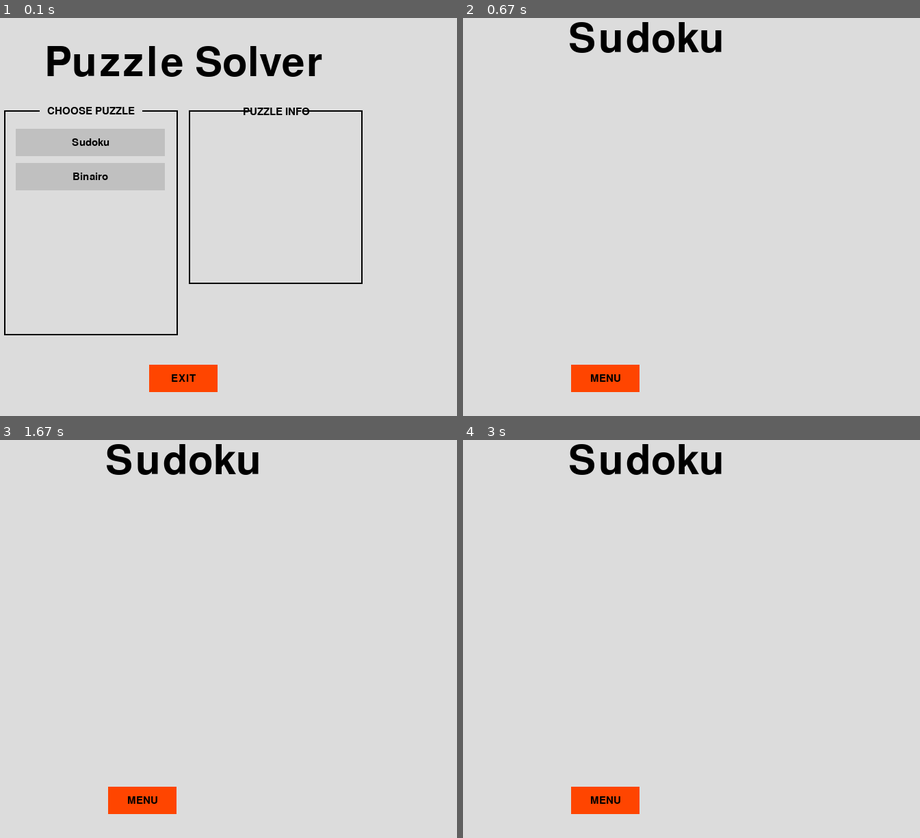
Above: before the commit, frames 1-4 (two rows, left to right).
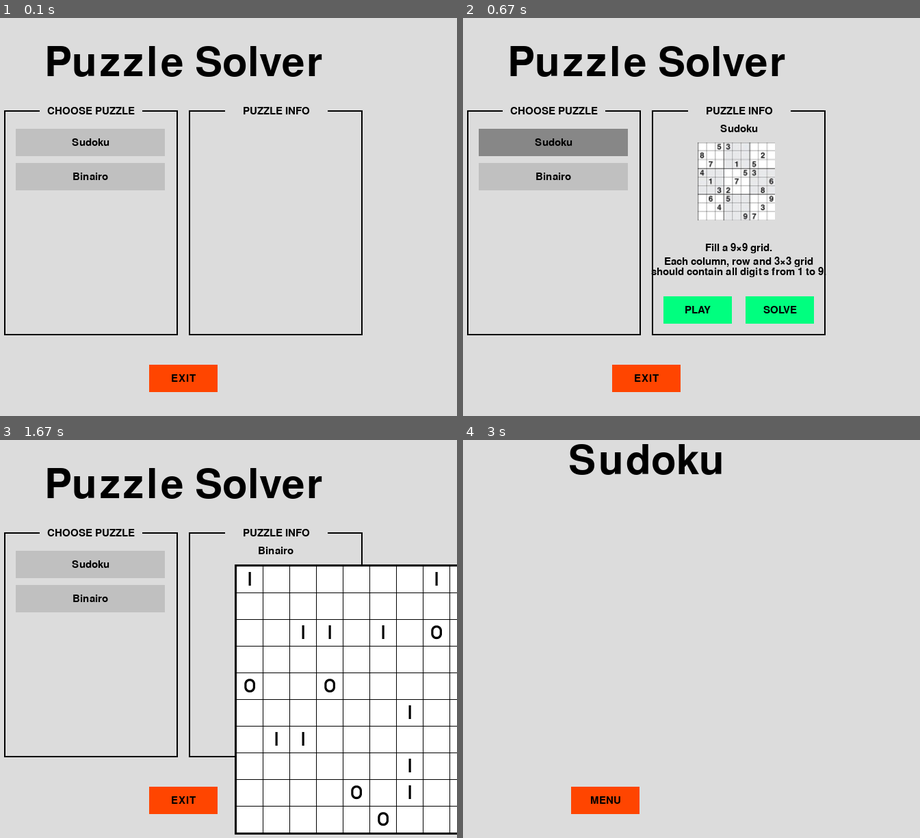
Above: after the commit, the same moments.

Repository: ChristopheVdE/Puzzle-solver
Game: pygame game, started from Application/Pygame/MainMenu.py
Two runs of this game, one before a commit and one after it. Both use one fixed random seed, a clock stepped at 60 frames per second and the inputs below.
Inputs (mouse positions are in pixels of both pictures, inside the frame that each line leads up to):
- Up to frame 1 (0.1 s): no input
- Up to frame 2 (0.67 s): click "Sudoku" at 0.38 s
- Up to frame 3 (1.67 s): click (91, 599) at 0.72 s, where only the run after the commit has a clickable "Binairo"; click (13, 571) at 1.05 s
- Up to frame 4 (3 s): click (517, 551) at 1.88 s; click (696, 730) at 2.22 s, where only the run after the commit has a clickable "PLAY"

The runs differ from the first frame. In frame 1, 0.5% of the frame differs, in the area x 41-80%, y 22-80%; in frame 2, 15%; in frame 3, 43%, in the area x 0-100%, y 1-100%; in frame 4, nothing differs.

Commit message:
sudoku info menu

Diff:
--- a/Application/Pygame/MainMenu.py
+++ b/Application/Pygame/MainMenu.py
@@ -44,6 +44,8 @@
 BackgroundColor = (220,220,220)     #grey (grainsboro)
 ButtonColor     = (192, 192, 192)   #grey (silver)
 HighlightColor  = (135, 135, 135)   #grey (slightly lighter grey)
+Playbutton      = (0,255,127)       #springgreen
+PlayHighlight   = (50,205,50)       #limegreen
 
 # Initialize game -------------------------------------------------------------------------------------------
 pygame.init()
@@ -66,6 +68,8 @@
 # MAIN MENU =================================================================================================
 def MainMenu():
     menu = True
+    Sudoku = False
+    Binairo = False
 
 # MAIN LOOP -------------------------------------------------------------------------------------------------
     while menu:
@@ -102,32 +106,63 @@
         Button("Sudoku", (Button_X, Button_Y), ButtonWidth, ButtonHeight, ButtonColor, HighlightColor, mouse)
         Button("Binairo", (Button_X, Button_Y + 50), ButtonWidth, ButtonHeight, ButtonColor, HighlightColor, mouse)
 
-    # Submenu - button actions
-        # Sudoku button
-        if Button_X + ButtonWidth > mouse[0] > Button_X and Button_Y + ButtonHeight > mouse[1] > Button_Y and click[0] == 1:
+# [SUBMENU] 2) Puzzle info -----------------------------------------------------------------------------
+    # Submenu settings
+        Submenu_X = Submenu_X + 260 + 10  # start column 1 + width column 1 + space between columns
+
+    # Submenu - outline
+        pygame.draw.rect(Screen, black, (Submenu_X - 2, Submenu_Y - 2, Submenu_Width + 4, Submenu_height + 4))
+    # Submenu - color
+        pygame.draw.rect(Screen, BackgroundColor, (Submenu_X, Submenu_Y, Submenu_Width, Submenu_height))
+    # Submenu - title
+        Button("PUZZLE INFO", (int((Submenu_X + 443) / 2) + 35, Submenu_Y - 16), 150, 30, BackgroundColor, BackgroundColor, mouse)
+
+    # Submenu - Sudoku info
+        # Sudoku button activation
+        if (Button_X + ButtonWidth > mouse[0] > Button_X and Button_Y + ButtonHeight > mouse[1] > Button_Y) or Sudoku:
+            # Activate & decativate the correct info screen
+            if click[0] == 1: Sudoku = True
+            Binairo = False
+
+            # Title
+            TextObject("Sudoku", ButtonFont, black, 535, Submenu_Y + 25)
+            # Puzzle image
+            image = pygame.image.load(Images + '\Sudoku.jpg')
+            Screen.blit(image, (Submenu_X + 65, Submenu_Y + 45))
+            # Puzzle info
+            TextObject("Fill a 9×9 grid.", ButtonFont, black, 535, Submenu_Y + 200)
+            TextObject("Each column, row and 3×3 grid", ButtonFont, black, 535, Submenu_Y + 220)
+            TextObject("should contain all digits from 1 to 9.", ButtonFont, black, 535, Submenu_Y + 235)
+            # Play button
+            Button("PLAY", (Submenu_X + 15, Submenu_Y + 270), 100, 40, Playbutton, PlayHighlight, mouse)
+            if Submenu_X + 15 + 100 > mouse[0] > Submenu_X + 15 and Submenu_Y + 270 + 40 > mouse[1] > Submenu_Y + 270 and click[0] == 1:
                 Sudoku_GameLoop()
-        # Binairo button
-        if Button_X + ButtonWidth > mouse[0] > Button_X and Button_Y + 50 + ButtonHeight > mouse[1] > Button_Y and click[0] == 1:
-                Binairo_GameLoop()
-
-# [SUBMENU] 2) Solve an existing board -----------------------------------------------------------------------------
-        Submenu_X = Submenu_X + 260 + 10        # start column 1 + width column 1 + space between columns
-        Button_X = int((Submenu_X + 443) / 2)
-        Button_Y = int(Submenu_Y + 35)
-
-        # Submenu - outline
-        pygame.draw.rect(Screen, black, (Submenu_X - 2, Submenu_Y - 2, 250 + 4, 250 + 4))
-        # Submenu - color
-        pygame.draw.rect(Screen, BackgroundColor, (Submenu_X, Submenu_Y, 250, 250))
-        # Submenu - title
-        Button("PUZZLE INFO", (Button_X + 73, Submenu_Y - 15), 75, 30, BackgroundColor, BackgroundColor, mouse)
-
-        # Submenu - buttons
-            # Button("Sudoku", (Button_X, Button_Y), 218, 40, ButtonColor, HighlightColor, Sudoku_GameLoop)
-            # Button("Binairo", (Button_X, Button_Y + 50), 218, 40, ButtonColor, HighlightColor, Binairo_GameLoop)
+
+            # solve button
+            Button("SOLVE", (Submenu_X + 135, Submenu_Y + 270), 100, 40, Playbutton, PlayHighlight, mouse)
+            if Submenu_X + 135 + 100 > mouse[0] > Submenu_X + 135 and Submenu_Y + 270 + 40 > mouse[1] > Submenu_Y + 270 and click[0] == 1:
+                Sudoku_GameLoop()
+
+    # Submenu - Binairo info
+        if (Button_X + ButtonWidth > mouse[0] > Button_X and Button_Y + 50 + ButtonHeight > mouse[1] > Button_Y + 50) or Binairo:
+            # Activate & decativate the correct info screen
+            if click[0] == 1: Binairo = True
+            Sudoku = False
+
+            # Title
+            TextObject("Binairo", ButtonFont, black, 535, Submenu_Y + 25)
+            # Puzzle image
+            image = pygame.image.load(Images + '\Binairo.png')
+            Screen.blit(image, (Submenu_X + 65, Submenu_Y + 45))
+            # Puzzle info
+            # Play button
+            # solve button
 
     # EXIT Button ------------------------------------------------------------------------------------------
-        Button("EXIT", (ScreenWidth /2 - 50, ScreenHeight - 75), 100, 40, (255,69,0), (139,0,0), mouse)
+        Button("EXIT", (ScreenWidth / 2 - 50, ScreenHeight - 75), 100, 40, (255, 69, 0), (139, 0, 0), mouse)
+        if ((ScreenWidth / 2 - 50) + 100 > mouse[0] > (ScreenWidth / 2 - 50) and (ScreenHeight - 75) + 40 > mouse[1] > (ScreenHeight - 75)):
+            if click[0] == 1:
+                quitgame()
 
     # Update Display ---------------------------------------------------------------------------------------
         pygame.display.update()
Binary file added: Application/Pygame/Images/Binairo.png
Binary file changed: Application/Pygame/Images/main menu.png
Binary file added: Application/Pygame/Images/sudoku.jpg
